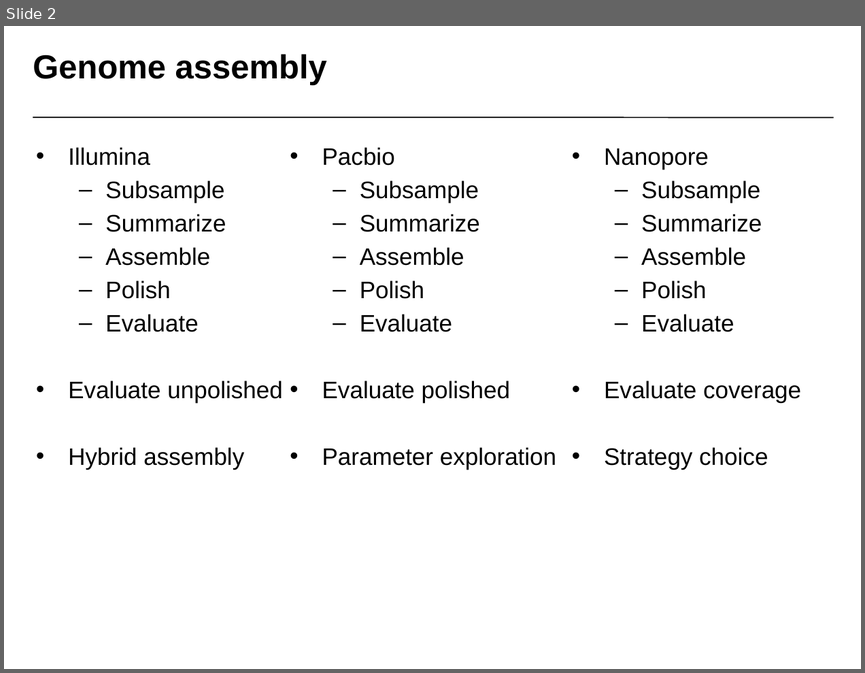
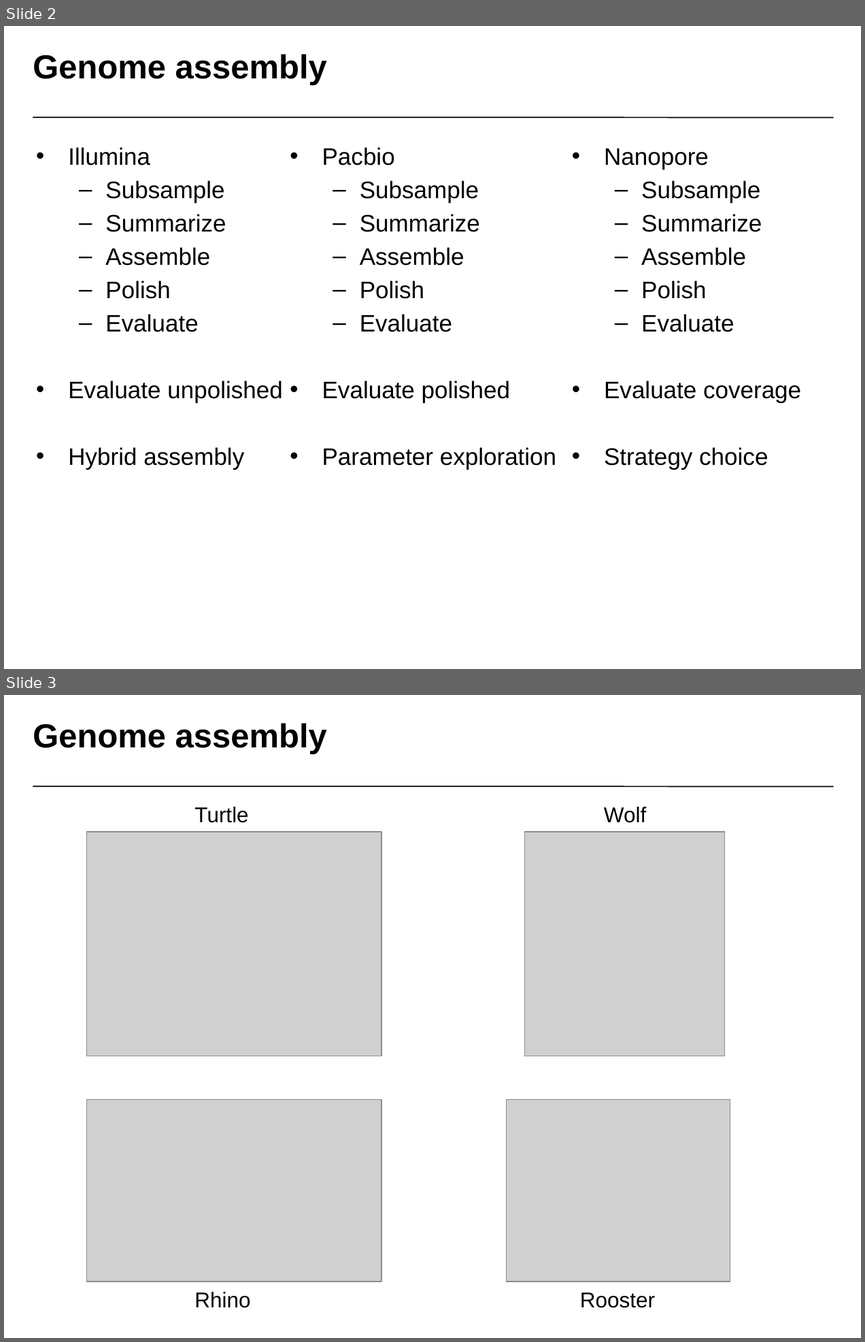
Before and after one commit to NBISweden/workshop-genome_assembly, a slide deck: slides/Small_Genome_Assembly.pptx. Shown one above the other, each under a label of ours: slide 2 before the commit, slides 2 and 3 after it. The pictures are 865x673 and 865x1342 pixels, drawn with LibreOffice and Linux fonts; fonts in the diff are those of the drawing; grey boxes stand for pictures; background and template pictures are left out. Boxes give left, top, right and bottom in pixels: in the first picture for what was removed or moved away, otherwise in the second. Text is boxed around its words. In the diff, an @@ line names an element or a change of style, - is before the commit and + after.

Commit message:
Updated slides and exercises

```diff
--- a/slides/Small_Genome_Assembly.pptx
+++ b/slides/Small_Genome_Assembly.pptx
@@ slide 3 added at <box>4,695,861,1338</box>, background #FFFFFF; not listed: 1 template element that a slide beside it also shows @@
@@ title added at <box>33,723,327,754</box>, 28 pt, text #000000, bold @@
+Genome assembly
@@ text added at <box>194,807,248,823</box>, 18 pt, text #000000 @@
+Turtle
@@ text added at <box>604,807,646,823</box>, 18 pt, text #000000 @@
+Wolf
@@ picture added at <box>86,832,381,1057</box> @@
@@ picture added at <box>524,832,723,1057</box> @@
@@ picture added at <box>86,1100,381,1281</box> @@
@@ picture added at <box>506,1100,730,1281</box> @@
@@ text added at <box>194,1291,250,1308</box>, 18 pt, text #000000 @@
+Rhino
@@ text added at <box>580,1292,655,1308</box>, 18 pt, text #000000 @@
+Rooster
```
Also in this commit, not shown: 2 other files.
